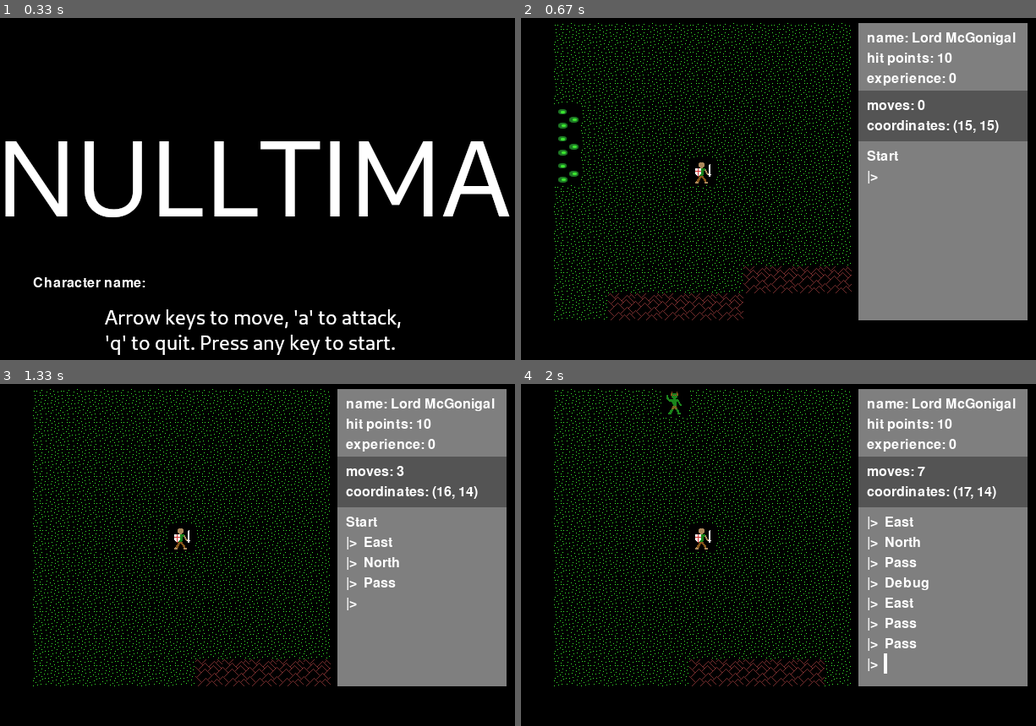
Above: before the commit, frames 1-4 (two rows, left to right).
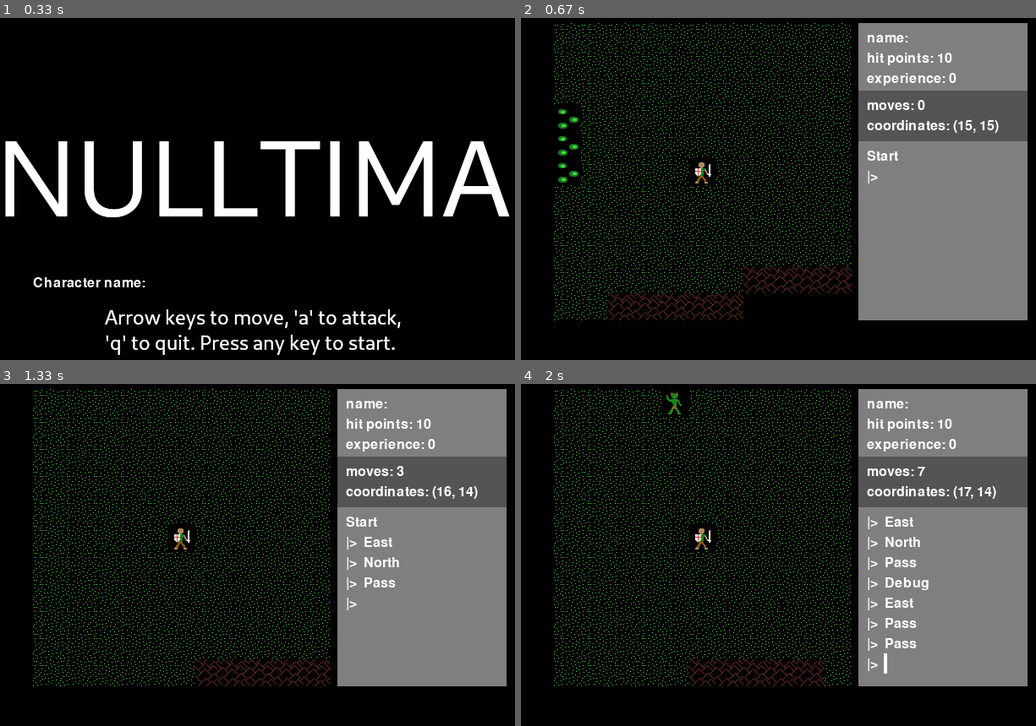
Above: after the commit, the same moments.

Repository: josh-reynolds/Python
Game: pygame game, started from pygame/nulltima/demo.py
Same seed, same stepped clock (60 frames per second), same inputs: the game is played once before the commit and once after it.
Inputs:
- Up to frame 1 (0.33 s): no input
- Up to frame 2 (0.67 s): tap Enter at 0.33 s
- Up to frame 3 (1.33 s): hold Right 0.67-1.13 s; hold Up from 1.22 s (still down); tap Space at 1.28 s
- Up to frame 4 (2 s): release Up at 1.52 s; hold Right from 1.55 s (still down); hold D from 1.55 s (still down); tap Space at 1.62, 1.92 s

Frame 1 is identical in both runs. In frame 2, 0.3% of the frame differs, in the area x 76-97%, y 4-8%; in frame 3, 0.3%; in frame 4, 0.3%.

Commit message:
EditableText content is used to set Player name

Diff:
--- a/pygame/nulltima/game.py
+++ b/pygame/nulltima/game.py
@@ -64,6 +64,7 @@
             if event.key == K_BACKSPACE:
                 self.text = self.text[:-1]
             elif event.key == K_RETURN:
+                Game.player_name = self.text
                 Game.next_level()
             else:
                 self.insert_text(event.unicode)
@@ -407,6 +408,9 @@
         self.d = actions.Debug(self)
         self.g = actions.GodMode(self)
 
+    def set_player_name(self):
+        self.player.name = Game.player_name
+
 class Game:
     level = None
     levels = []
@@ -415,6 +419,7 @@
     bg = Color('gray')
     message_queue = []
     score = 0
+    player_name = ''
 
     def __init__(self):
         pygame.init()
@@ -463,6 +468,8 @@
         if cls.current_level == len(cls.levels):
             cls.current_level = len(cls.levels) - 1
         cls.level = cls.levels[cls.current_level]
+        if isinstance(cls.level, Overworld):
+            cls.level.set_player_name()
         cls.level.enter()
 
     @classmethod
